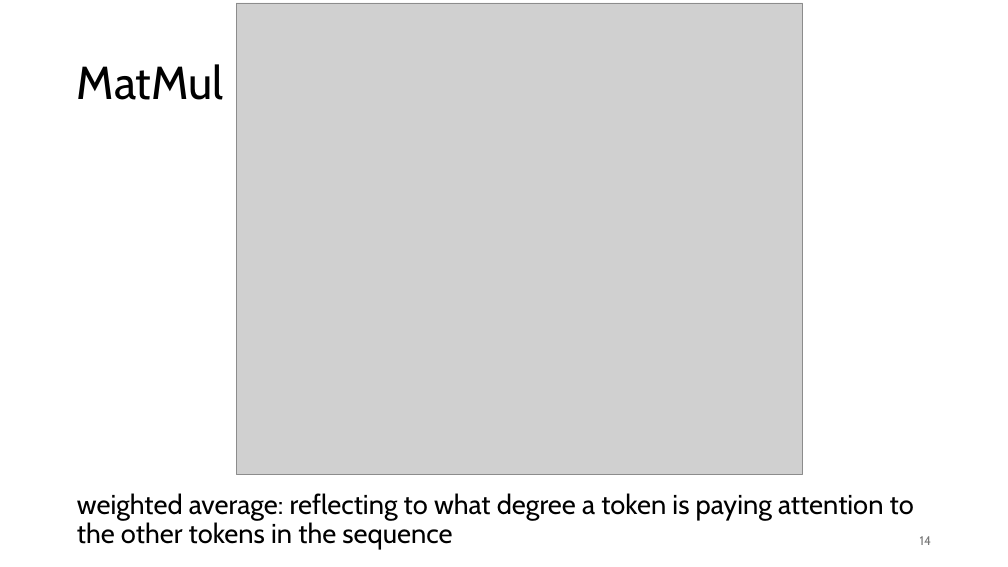
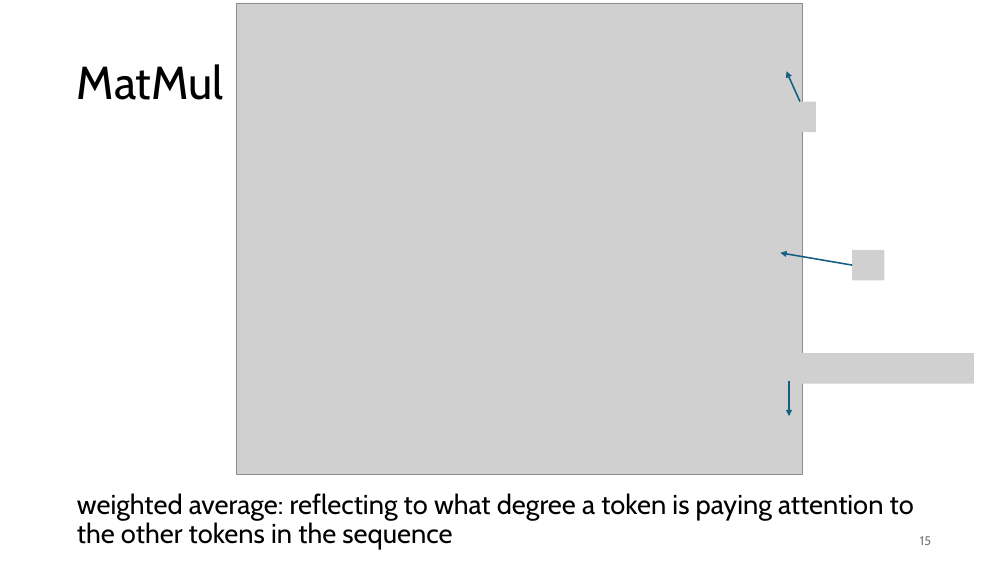
Before and after one commit to FelixWick/language_models, a slide deck: slide 15 of slides/2_transformer.pptx (slide 14 before the commit). Drawn at 1008x567 pixels with LibreOffice and Linux fonts; fonts in the diff are those of the drawing; grey boxes stand for pictures. Boxes give left, top, right and bottom in pixels: in the first picture for what was removed or moved away, otherwise in the second. Text is boxed around its words. In the diff, an @@ line names an element or a change of style, - is before the commit and + after.

```diff
--- a/slides/2_transformer.pptx
+++ b/slides/2_transformer.pptx
@@ arrow added from (800, 101) to (786, 71), #156082 1.5 pt @@
@@ picture added at box(784, 101, 817, 132) @@
@@ arrow added from (852, 265) to (780, 253), #156082 1.5 pt @@
@@ picture added at box(852, 250, 885, 281) @@
@@ picture added at box(763, 353, 974, 383) @@
@@ arrow added from (789, 382) to (789, 417), #156082 1.5 pt @@
@@ page number at box(920, 536, 931, 545): text changed @@
-14
+15
```
Also in this commit, not shown: 10 other slides changed, 12 slides added, 2 slides removed, 4 other files.
